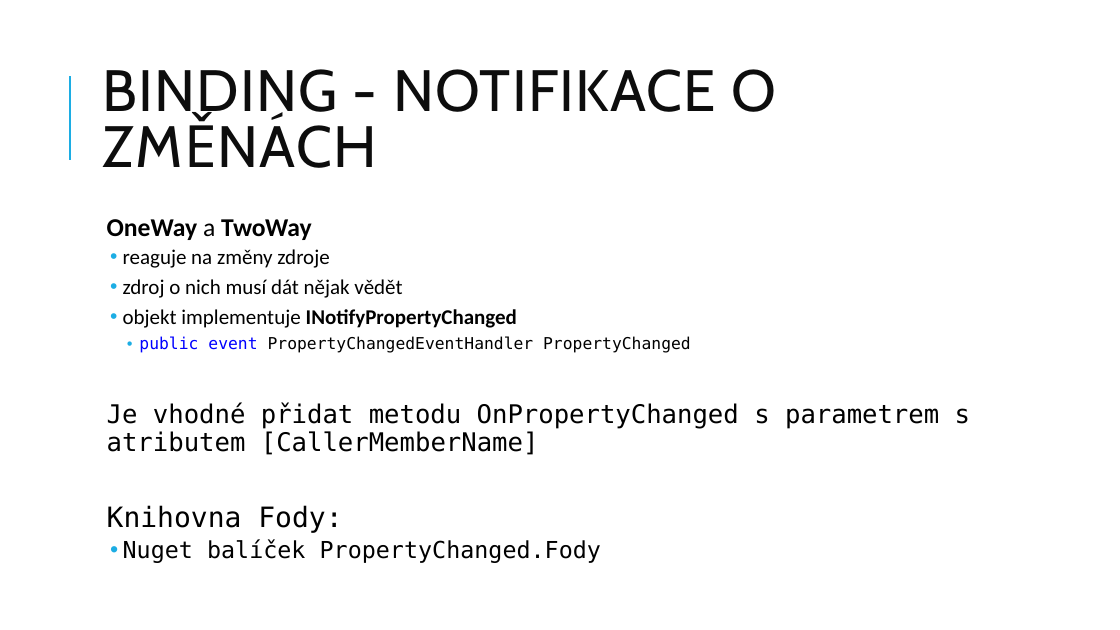
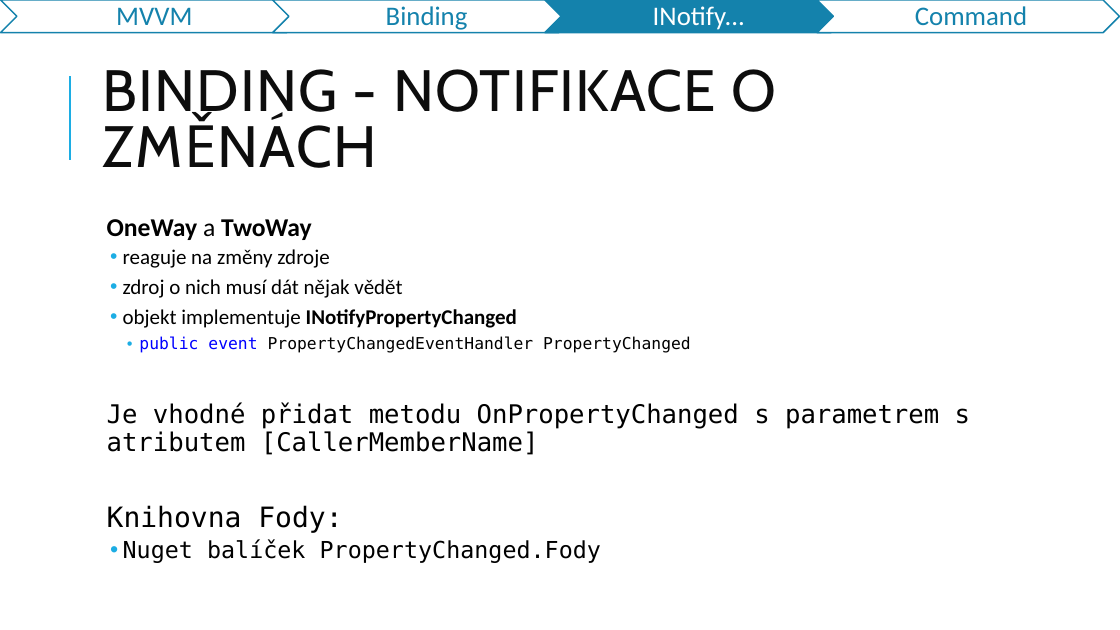
Before and after one commit to jasho/pv239-maui, a slide deck: slide 11 of 03_MVVM/PV239-Xamarin-03_MVVM.pptx (slide 9 before the commit). Drawn at 1120x630 pixels with LibreOffice and Linux fonts; fonts in the diff are those of the drawing. Boxes give left, top, right and bottom in pixels: in the first picture for what was removed or moved away, otherwise in the second. Text is boxed around its words. In the diff, an @@ line names an element or a change of style, - is before the commit and + after.

```diff
--- a/03_MVVM/PV239-Xamarin-03_MVVM.pptx
+++ b/03_MVVM/PV239-Xamarin-03_MVVM.pptx
@@ group added at (x1=1, y1=0, x2=1120, y2=33): 4 chevrons, 4 texts @@
+MVVM
+Binding
+INotify...
+Command
```
Also in this commit, not shown: 11 other slides changed, 8 slides added, 2 slides removed, 1 other file.
